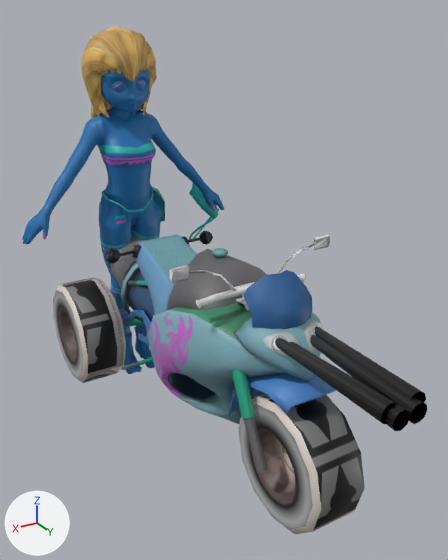
A saved change to the Blender file media/trunk/karts/sara_the_racer/sara_the_racer.blend.
Camera for both pictures: a 50 mm camera at (0.794, 1.453, 1.102) aimed at (-0.014, 0.106, 0.429). Lighting does not change. The marker at lower left points along +X, +Y and +Z. The older version comes first.

In view in the first picture: 'Circle.003', 'Circle.005', 'Circle.006', 'Plane.003', 'Plane.022', 'bike', 'bike.001', 'handbar', 'headlight_1', 'headlight_2', 'lights' and 2 more.
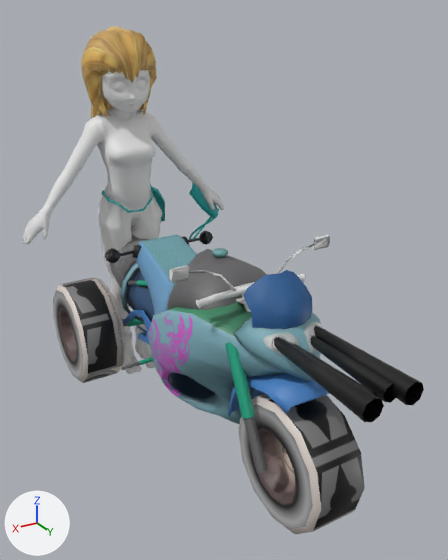
Boxes (x1, y1, x2, y2) around the edits, measured in the pictures (448 x 560 px; the box of a moved part takes in the faces that stretch with it):
'bike', reshaped
    before: (110, 235, 337, 424)
    after: (110, 235, 329, 424)
'headlight_2', reshaped, moved, turned
    before: (199, 231, 427, 424)
    after: (199, 231, 424, 406)
'headlight_1', reshaped, moved, turned
    before: (109, 248, 410, 431)
    after: (105, 248, 384, 422)
part 1 of me_bike, cut back
    both: (151, 303, 269, 422)
part 2 of me_headlight_2, moved or reshaped
    before: (311, 326, 427, 424)
    after: (311, 325, 424, 406)
part 4 of me_headlight_1, moved or reshaped
    before: (275, 338, 410, 431)
    after: (274, 337, 384, 422)
part 6 of me_plane_002, reshaped
    before: (69, 131, 178, 333)
    after: (69, 129, 178, 333)
part 7 of me_plane_002, recoloured (blue to white)
    both: (22, 69, 224, 374)

Diff of the bpy script that builds the scene:
```diff
--- a/media/trunk/karts/sara_the_racer/sara_the_racer.blend.py
+++ b/media/trunk/karts/sara_the_racer/sara_the_racer.blend.py
@@ me_bike @@
 # used by ob_bike; location = (0.0, 0.453, 0.09); scale = (0.368, 0.368, 0.368)
-me_bike.from_pydata(...)  # 1413 vertices, 1062 faces; spans x -0.49..0.49, y -2.86..0.27, z -0.19..1.25
+me_bike.from_pydata(...)  # 1350 vertices, 998 faces; spans x -0.49..0.49, y -2.86..0.27, z -0.19..1.25
+# me_bike part 1
+# 63 vertices are removed from x -0.48..0.48, y -1.24..-0.22, z -0.18..0.93
+# 120 faces are deleted
+# 56 new faces join them
 me_bike.materials.append(mat_turbinia_mainbody_png)
@@ me_plane_002 @@
 # used by ob_plane_022; location = (0.0, 0.0, 0.028)
-me_plane_002.from_pydata(...)  # 3106 vertices, 3167 faces; spans x -0.371..0.381, y -0.594..-0.395, z -0.176..0.983
+me_plane_002.from_pydata(...)  # 2908 vertices, 2968 faces; spans x -0.371..0.381, y -0.594..-0.395, z -0.176..0.983
+# me_plane_002 part 6
+# 198 vertices are removed from x -0.166..0.176, y -0.578..-0.422, z 0.002..0.692
+# 329 faces are deleted
+# 130 new faces join them
+# me_plane_002 part 7: 2838 faces spanning x -0.371..0.381, y -0.594..-0.395, z -0.176..0.983 switch from mat_motif_png (picture img_motif_png) to no material
@@ me_headlight_2 @@
 # used by ob_headlight_2; location = (-0.043, 0.489, 0.417); rotation_euler = (0.0, 0.0, -3.142), in degrees (0, 0, -180)
-me_headlight_2.from_pydata(...)  # 125 vertices, 88 faces; spans x -0.043..0.145, y -0.315..0.759, z -0.029..0.025
+me_headlight_2.from_pydata(...)  # 77 vertices, 58 faces; spans x -0.146..0.035, y -0.749..0.282, z -0.027..0.032
+# me_headlight_2 part 2: 96 vertices removed from x -0.043..0.022, y -0.315..0.039, z -0.029..0.025; 64 vertices added at x -0.038..0.035, y -0.028..0.282, z -0.027..0.032
+# me_headlight_2 part 3: the surface is now shaded smooth
+# other edits to the shape of me_headlight_2 do not show in these pictures
 me_headlight_2.materials.append(mat_stk_conelight_a_png)
@@ me_headlight_1 @@
 # used by ob_headlight_1; location = (0.042, 0.489, 0.417); rotation_euler = (0.0, 0.0, -3.142), in degrees (0, 0, -180)
-me_headlight_1.from_pydata(...)  # 125 vertices, 88 faces; spans x -0.147..0.043, y -0.315..0.759, z -0.029..0.025
+me_headlight_1.from_pydata(...)  # 77 vertices, 58 faces; spans x -0.035..0.146, y -0.749..0.282, z -0.027..0.032
+# me_headlight_1 part 4: 96 vertices removed from x -0.022..0.043, y -0.315..0.039, z -0.029..0.025; 64 vertices added at x -0.035..0.038, y -0.028..0.282, z -0.027..0.032
+# me_headlight_1 part 5: the surface is now shaded smooth
+# other edits to the shape of me_headlight_1 do not show in these pictures
 me_headlight_1.materials.append(mat_stk_conelight_a_png)
@@ ob_headlight_2 @@
 ob_headlight_2 = bpy.data.objects.new('headlight_2', me_headlight_2)
-ob_headlight_2.location = (-0.043, 0.489, 0.417)
-ob_headlight_2.rotation_euler = (0.0, 0.0, -3.142)  # degrees (0, 0, -180)
+ob_headlight_2.location = (-0.043, 0.479, 0.414)
@@ ob_headlight_1 @@
 ob_headlight_1 = bpy.data.objects.new('headlight_1', me_headlight_1)
-ob_headlight_1.location = (0.042, 0.489, 0.417)
-ob_headlight_1.rotation_euler = (0.0, 0.0, -3.142)  # degrees (0, 0, -180)
+ob_headlight_1.location = (0.043, 0.479, 0.414)
```
